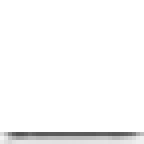
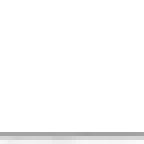
Comparing the layer stacks of the two 144x144 images. Changes:
"Layer #1": opacity 100% → 67%, painted on it over (x1=0, y1=132, x2=144, y2=144)
